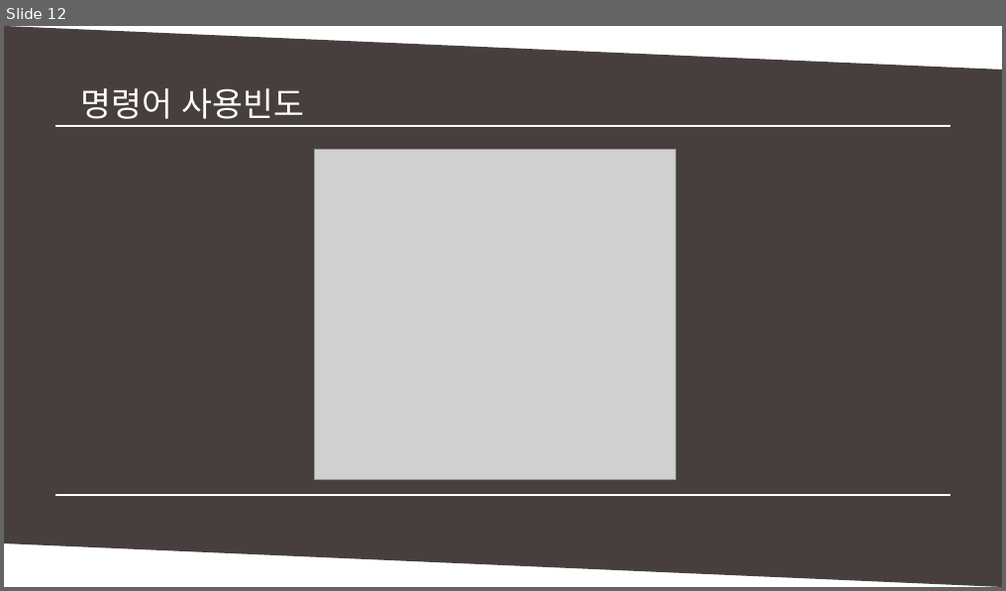
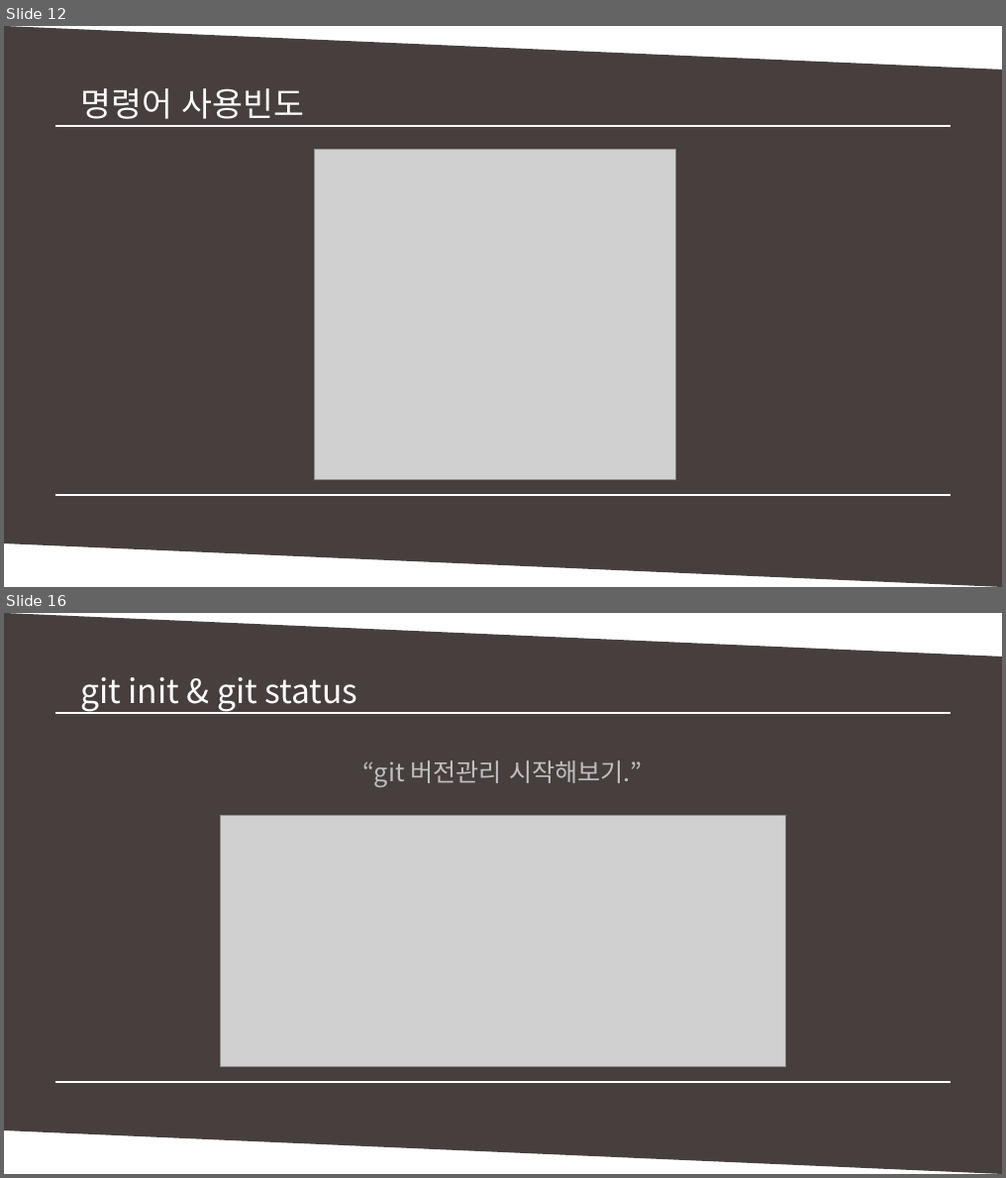
Before and after one commit to MinSikMoon/pptgit, a slide deck: git발표.pptx. Shown one above the other, each under a label of ours: slide 12 before the commit, slides 12 and 16 after it; the slides between them are not shown. The pictures are 1006x591 and 1006x1178 pixels, drawn with LibreOffice and Linux fonts; fonts in the diff are those of the drawing; grey boxes stand for pictures. Boxes give left, top, right and bottom in pixels: in the first picture for what was removed or moved away, otherwise in the second. Text is boxed around its words. In the diff, an @@ line names an element or a change of style, - is before the commit and + after.

```diff
--- a/git발표.pptx
+++ b/git발표.pptx
@@ slide 16 added at [4, 613, 1002, 1174], background #FFFFFF @@
@@ parallelogram added at [4, 613, 1002, 1173], fill #473F3D @@
@@ text added at [80, 677, 358, 713], 24 pt, text #FFFFFF @@
+git init & git status
@@ line added from (54, 713) to (951, 713), #FFFFFF 1 pt @@
@@ line added from (62, 713) to (951, 713), #FFFFFF 1 pt @@
@@ text added at [363, 761, 643, 787], 18 pt, text #BFBFBF @@
+“git 버전관리 시작해보기.”
@@ picture added at [221, 816, 786, 1068] @@
@@ line added from (54, 1082) to (944, 1082), #FFFFFF 1 pt @@
@@ line added from (54, 1082) to (951, 1082), #FFFFFF 1 pt @@
```
Also in this commit, not shown: 1 slide changed, 3 other slides added, 1 slide removed.
